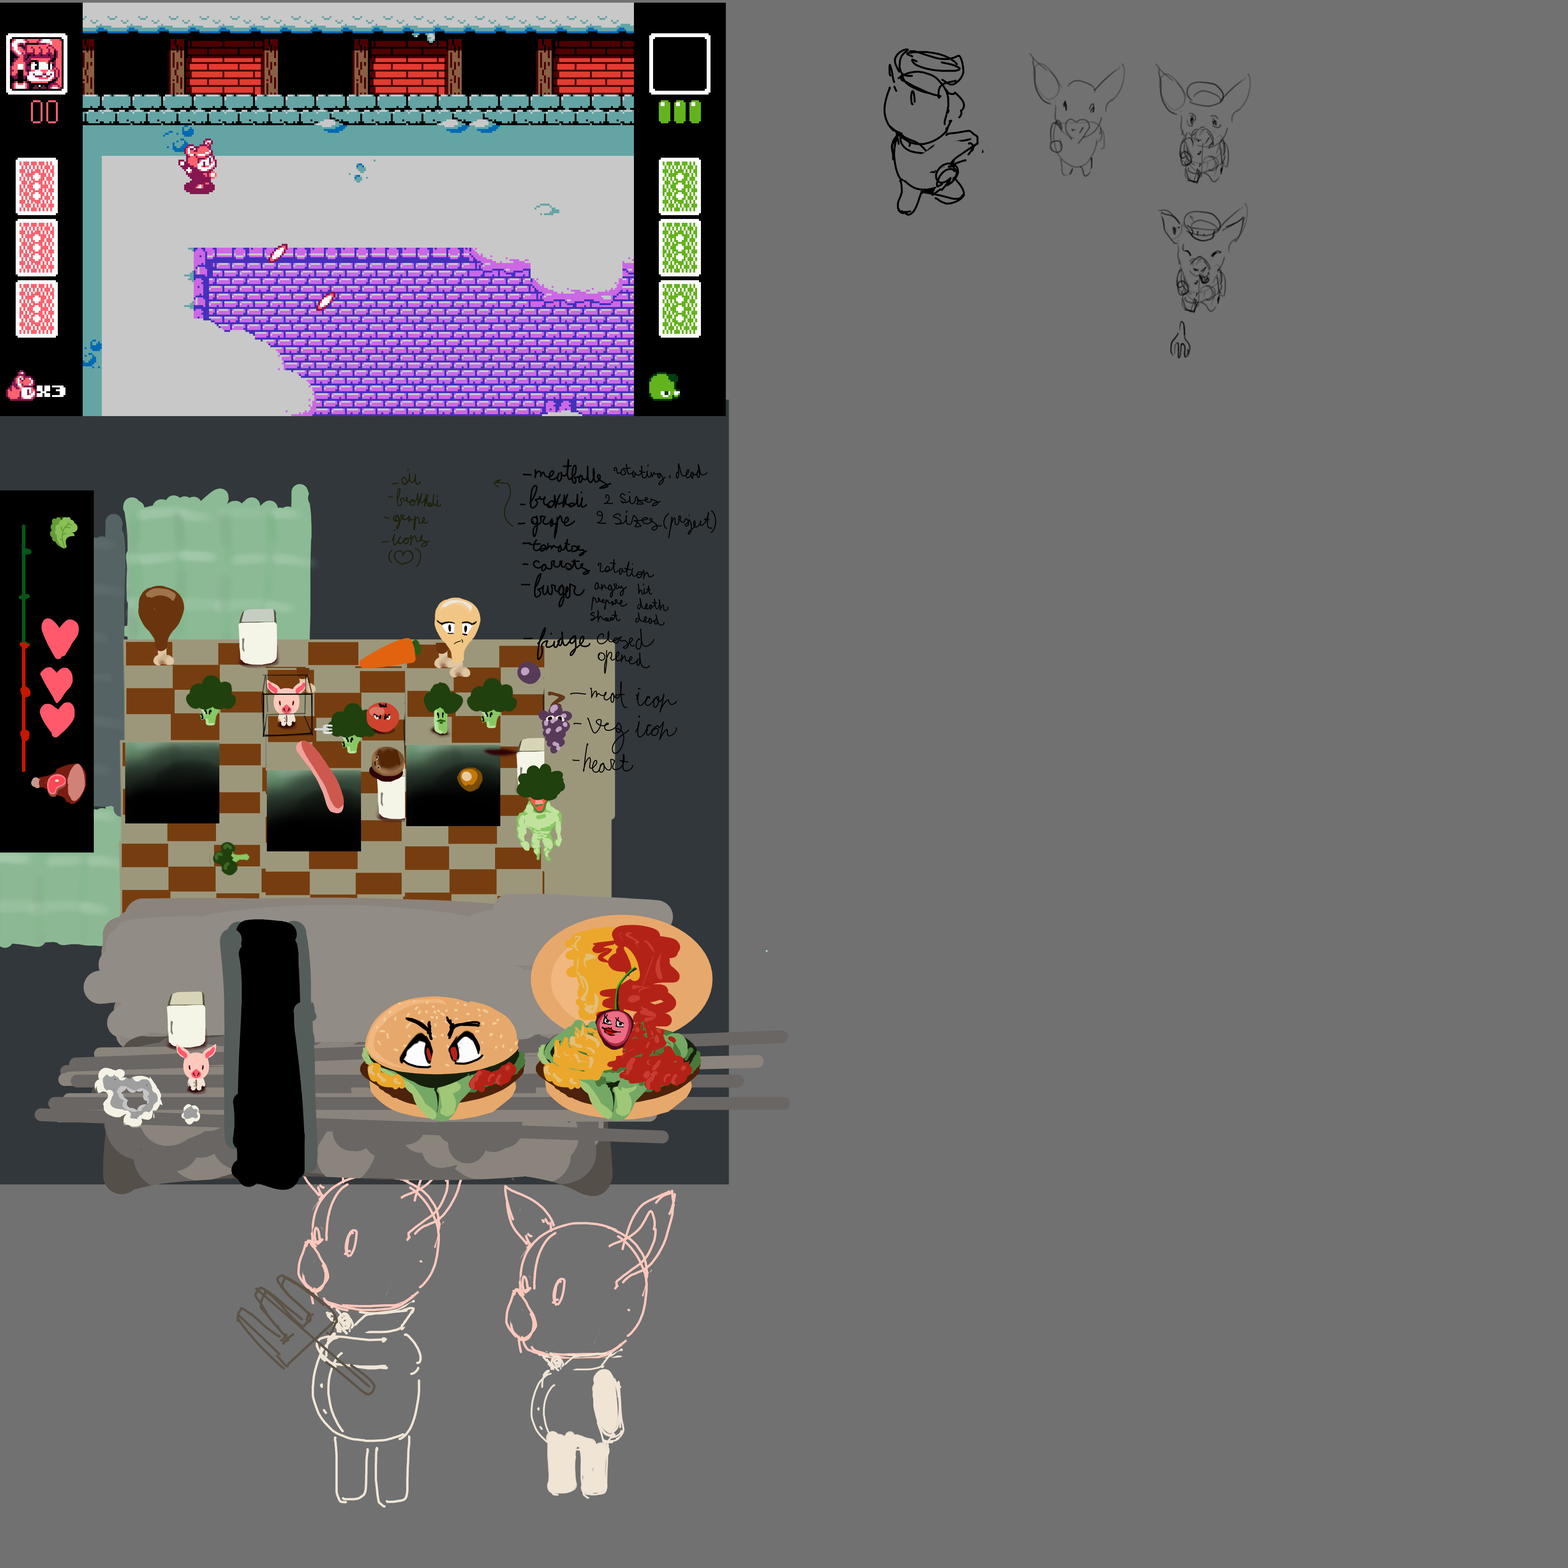
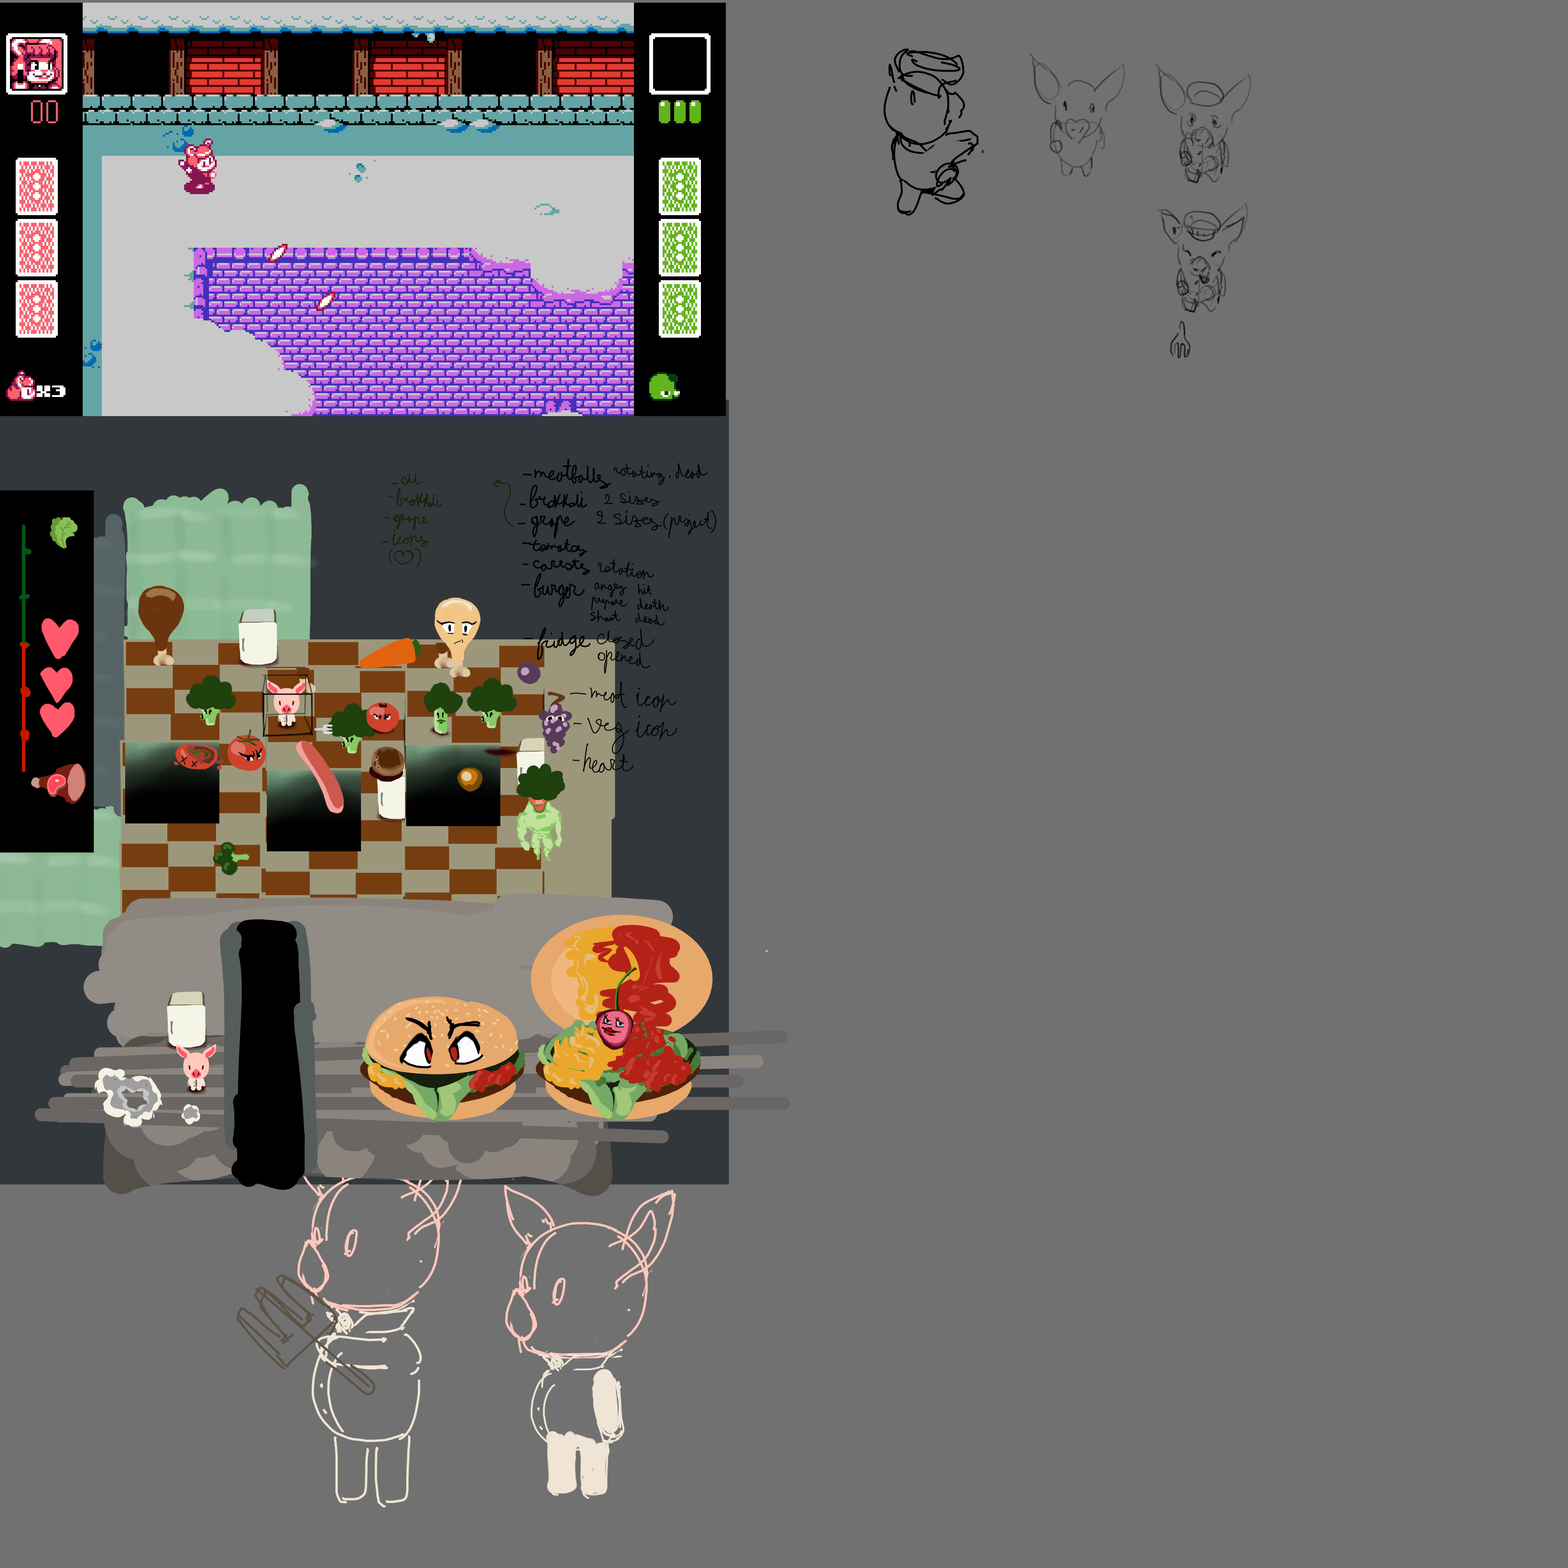
Revision of a layered (1568, 1568) image; what changed, layer by layer:
painted on "Paint Layer 67" (1st of 2, in "Copy of Group 68") over (220, 735, 266, 771)
painted on "Paint Layer 67" (2nd of 2, in "Group 68") over (220, 735, 266, 771)
painted on "Paint Layer 81" over (244, 729, 252, 735)
added group "Group 136" with 5 layers above "Group 128" over (173, 734, 245, 771)
added layer "Paint Layer 140" in group "Group 136" over (173, 744, 221, 770)
added layer "Paint Layer 138" in group "Group 136" over (175, 734, 245, 760)
added layer "Paint Layer 137" in group "Group 136" over (173, 744, 221, 770)
added layer "Paint Layer 139" in group "Group 136" over (173, 744, 221, 770)
added layer "Paint Layer 135" in group "Group 136" over (173, 735, 245, 771)
added group "Group 128" with 5 layers above "tomato" over (220, 729, 266, 771)
added layer "Paint Layer 129" in group "Group 128" over (220, 729, 266, 771)
added layer "Paint Layer 134" in group "Group 128" over (220, 735, 266, 771)
added layer "Paint Layer 130" in group "Group 128" over (220, 735, 245, 760)
added layer "Paint Layer 127" in group "Group 128" over (220, 729, 266, 771)
painted on "Projection" (3rd of 4) over (173, 729, 266, 771)
painted on "Projection" (4th of 4) over (173, 729, 266, 771)
painted on "Copy of Paint Layer 8" (1st of 2) over (173, 729, 266, 771)
painted on "Copy of Paint Layer 8" (2nd of 2) over (173, 729, 266, 771)
painted on "Paint Layer 8" over (173, 729, 266, 771)
painted on "Copy of Group 10 Merged" over (173, 729, 266, 771)
painted on "Group 10 Merged" over (173, 729, 266, 771)
painted on "Paint Layer 22" over (173, 729, 266, 771)